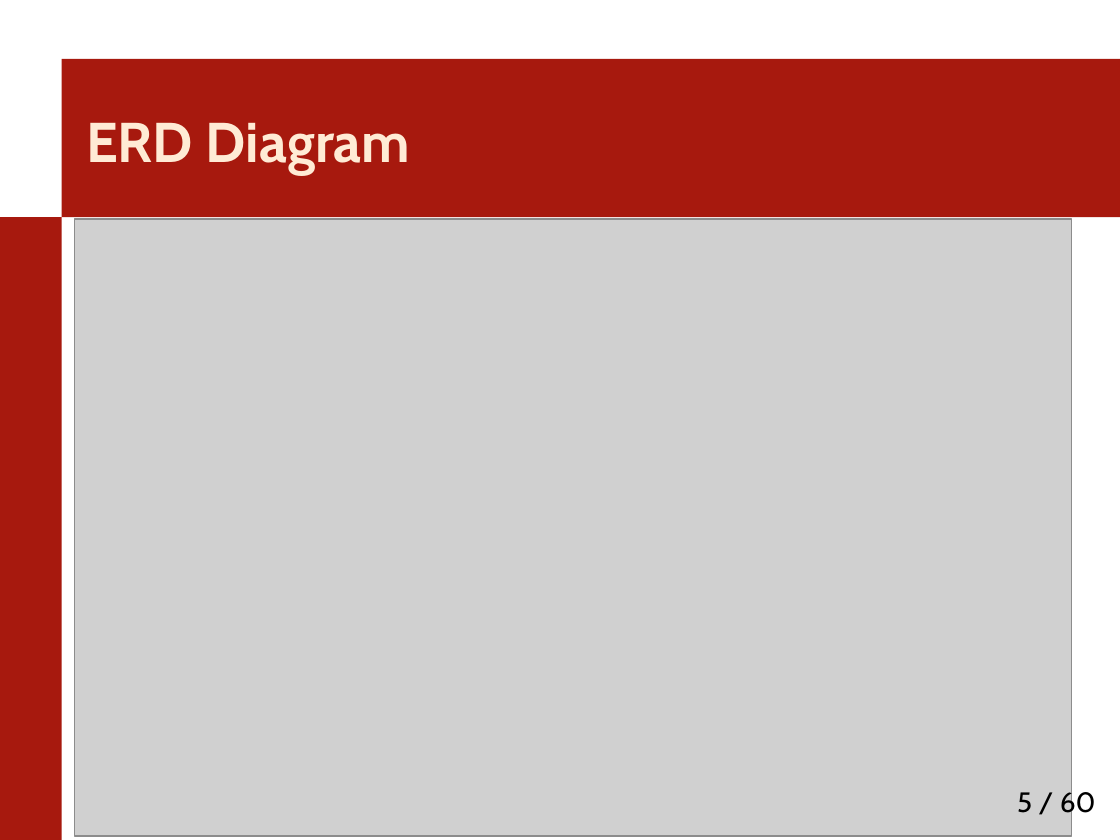
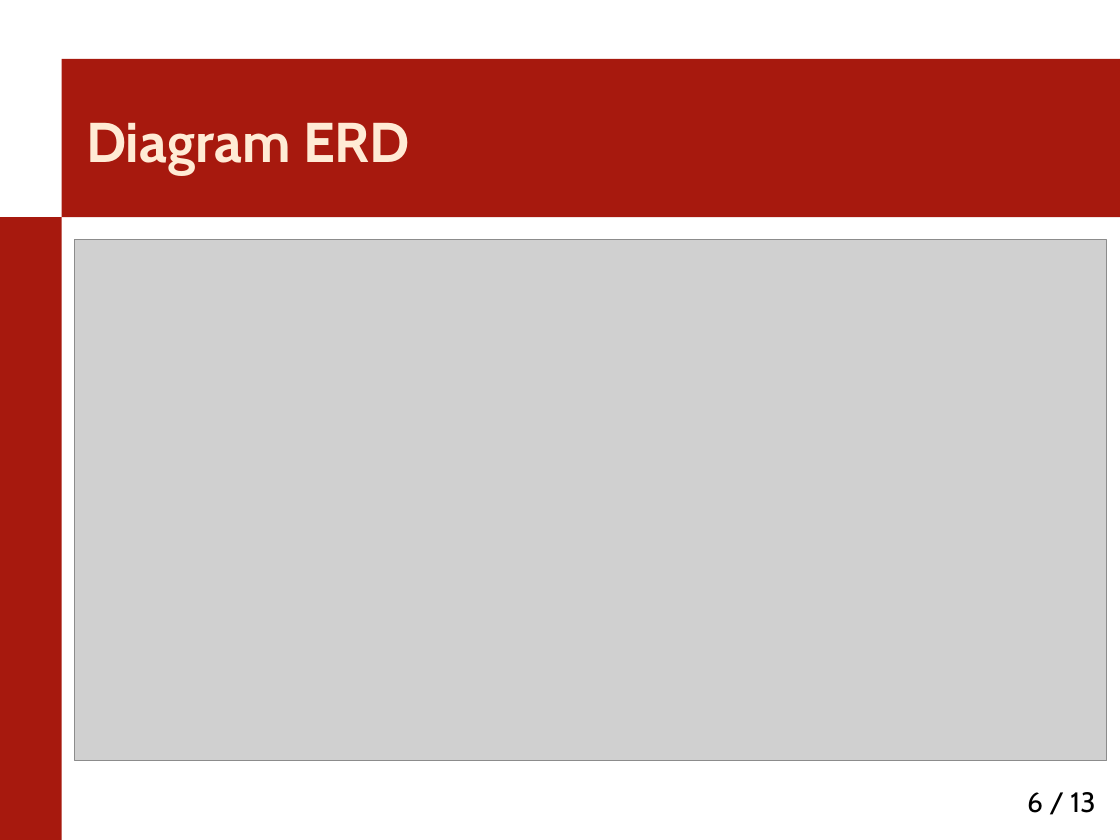
Before and after one commit to SebastianLasisz/Przepisy, a slide deck: slide 6 of doc/Presentation.pptx (slide 5 before the commit). Drawn at 1120x840 pixels with LibreOffice and Linux fonts; fonts in the diff are those of the drawing; grey boxes stand for pictures; background and template pictures are left out. Boxes give left, top, right and bottom in pixels: in the first picture for what was removed or moved away, otherwise in the second. Text is boxed around its words. In the diff, an @@ line names an element or a change of style, - is before the commit and + after.

```diff
--- a/doc/Presentation.pptx
+++ b/doc/Presentation.pptx
@@ title at (86, 122, 410, 175): text changed @@
-ERD Diagram
+Diagram ERD
@@ picture: place and size @@
-picture at (75, 220, 1072, 837)
+picture at (75, 240, 1107, 760)
@@ page number at (1027, 792, 1095, 813): text changed @@
-5 / 60
+6 / 13
```
Also in this commit, not shown: 2 other slides changed, 10 slides added, 4 slides removed, 8 other files.
